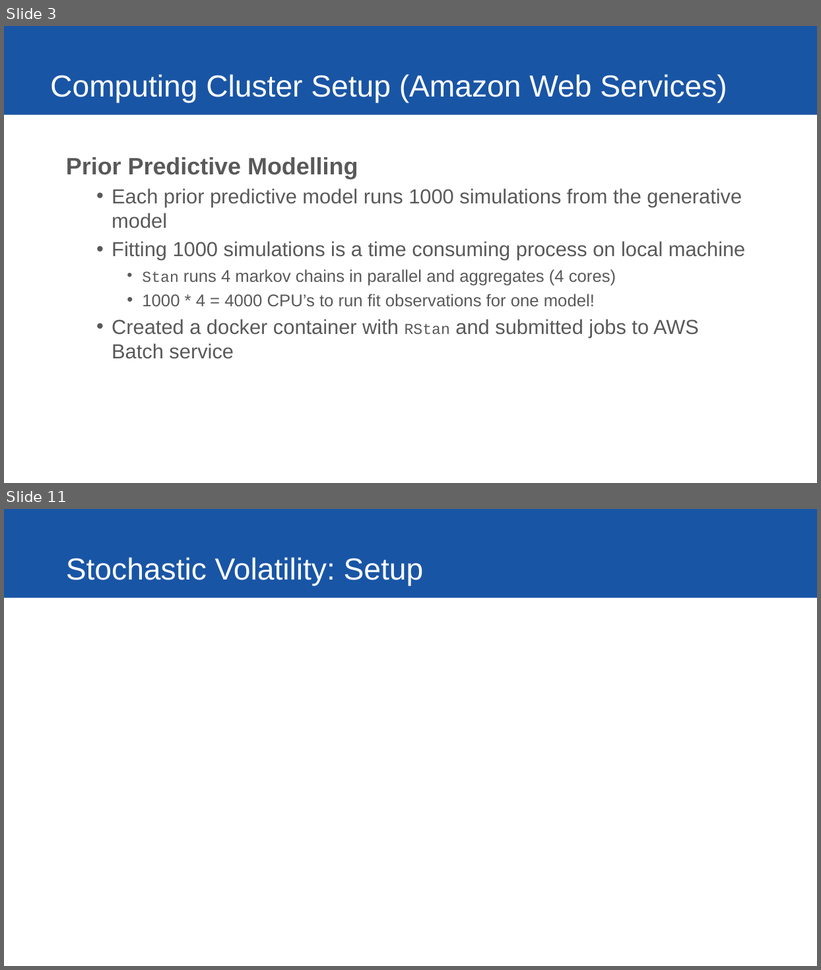
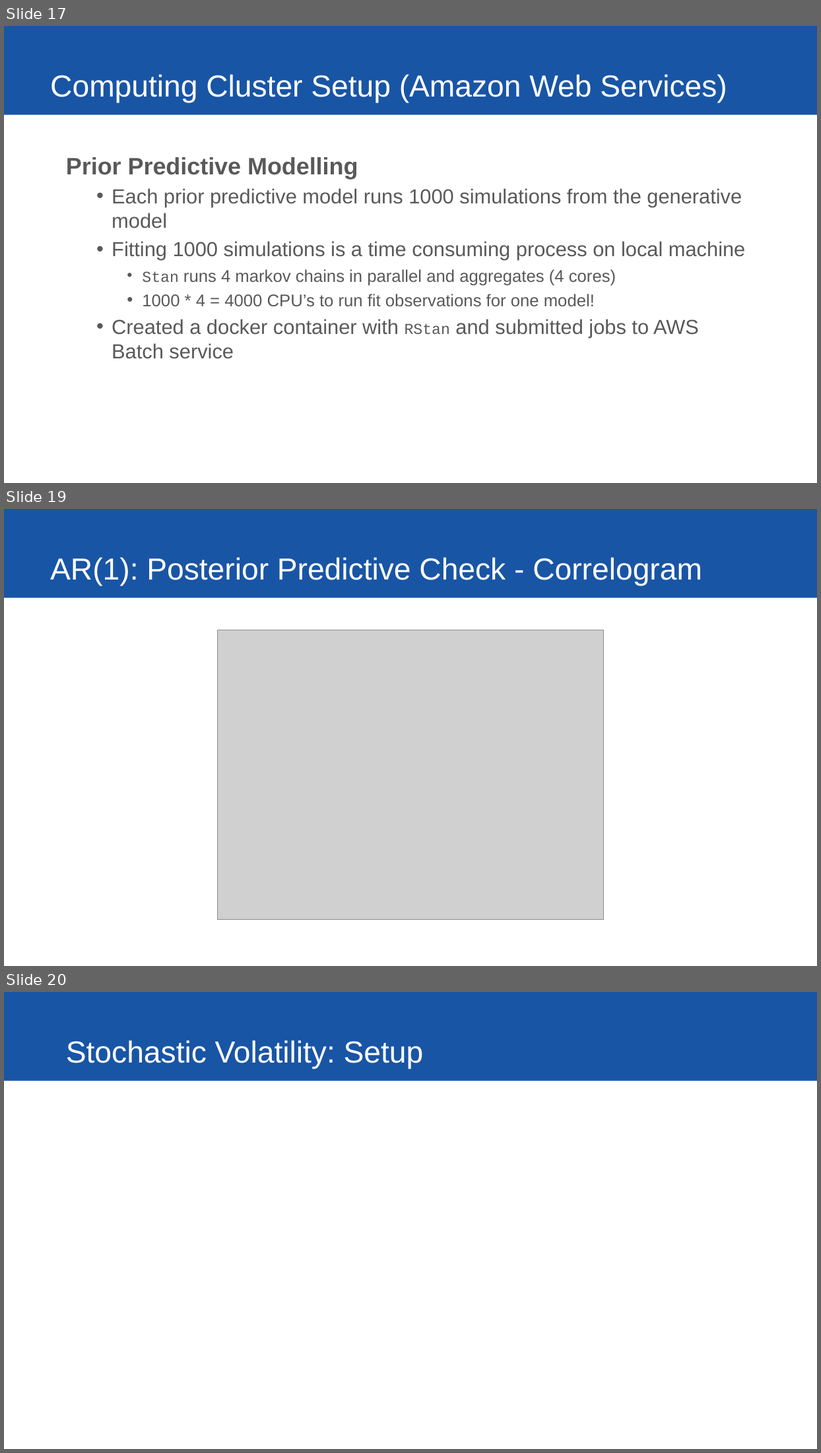
Before and after one commit to ybryan/stat685_distracted_driving, a slide deck: src/presentation/final_presentation.pptx. Shown one above the other, each under a label of ours: slides 3 and 11 before the commit, slides 17, 19 and 20 after it; the slides between them are not shown. The pictures are 821x970 and 821x1453 pixels, drawn with LibreOffice and Linux fonts; fonts in the diff are those of the drawing; grey boxes stand for pictures. Boxes give left, top, right and bottom in pixels: in the first picture for what was removed or moved away, otherwise in the second. Text is boxed around its words. In the diff, an @@ line names an element or a change of style, - is before the commit and + after.

```diff
--- a/src/presentation/final_presentation.pptx
+++ b/src/presentation/final_presentation.pptx
@@ slide 19 added at [4,509,817,966], background #FFFFFF; not listed: 1 template element that a slide beside it also shows @@
@@ title added at [50,557,702,586], 36 pt, text #FFFFFF @@
+AR(1): Posterior Predictive Check - Correlogram
@@ picture added at [217,630,604,920] @@
@@ what was slide 3 is now slide 17 @@
@@ what was slide 11 is now slide 20 @@
```
Also in this commit, not shown: 8 slides changed, 7 other slides added, 1 slide removed, 4 other files.
